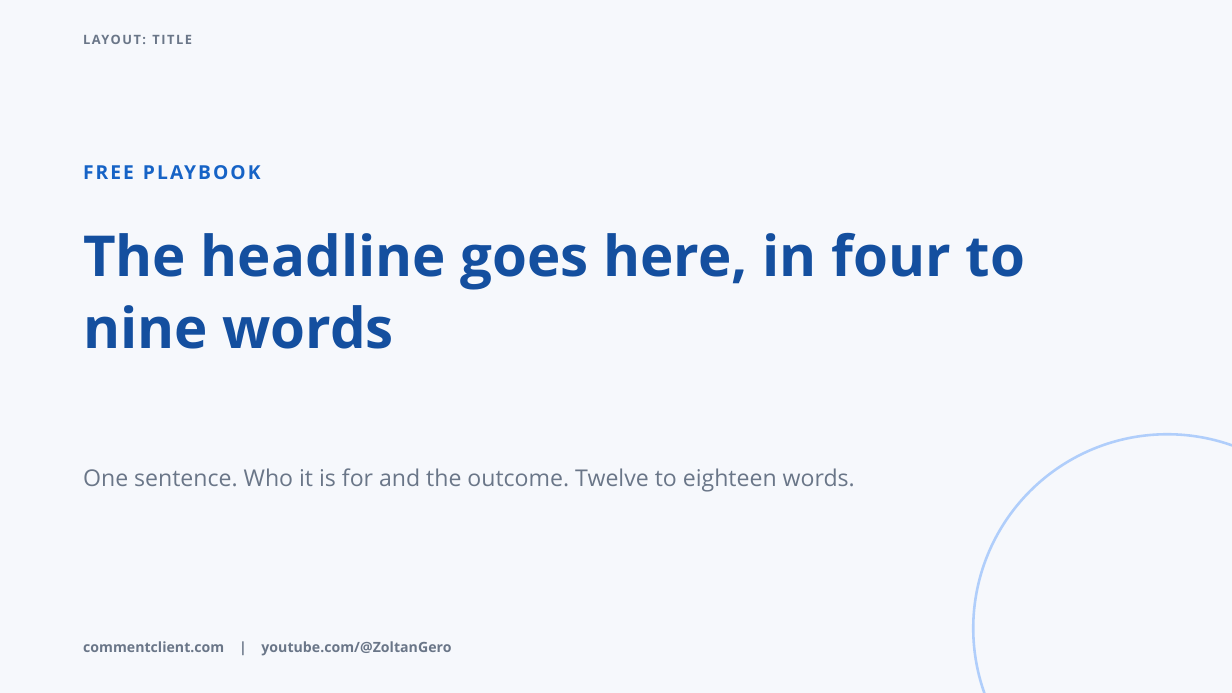
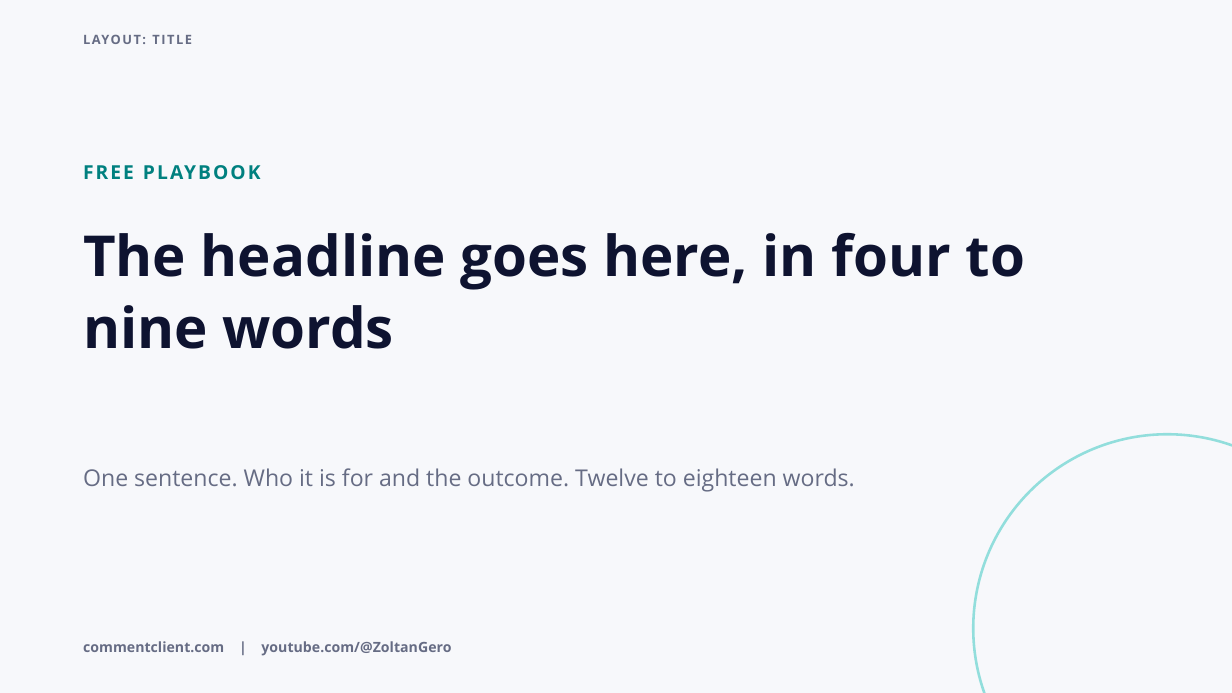
Before and after one commit to YogiZoli/design-system, a slide deck: slide 1 of tools/pptx-template/master.pptx. Drawn at 1232x693 pixels with LibreOffice and Linux fonts; fonts in the diff are those of the drawing. Boxes give left, top, right and bottom in pixels: in the first picture for what was removed or moved away, otherwise in the second. Text is boxed around its words. In the diff, an @@ line names an element or a change of style, - is before the commit and + after.

```diff
--- a/tools/pptx-template/master.pptx
+++ b/tools/pptx-template/master.pptx
@@ background #F6F8FC to #F7F8FB @@
@@ text "FREE PLAYBOOK" at bbox=[83, 157, 970, 203]: text colour #1663C6 to #00807F @@
@@ text "The headline goes here, in ..." at bbox=[83, 232, 1025, 349]: text colour #144F9F to #0E1330 @@
@@ ellipse at bbox=[973, 434, 1232, 693]: outline #B0CEFB 2 pt to #92DEDC 2 pt @@
@@ text "commentclient.com | youtube.com/@ZoltanGero" at bbox=[83, 641, 451, 656]: text colour #6A7688 to #666C84 @@
```
Also in this commit, not shown: 4 other slides changed, 10 other files.
